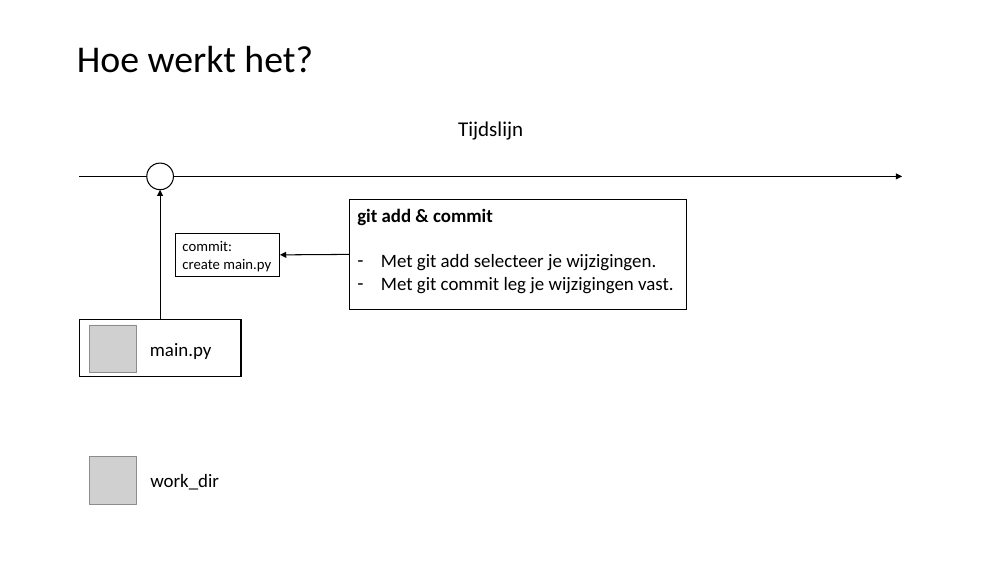
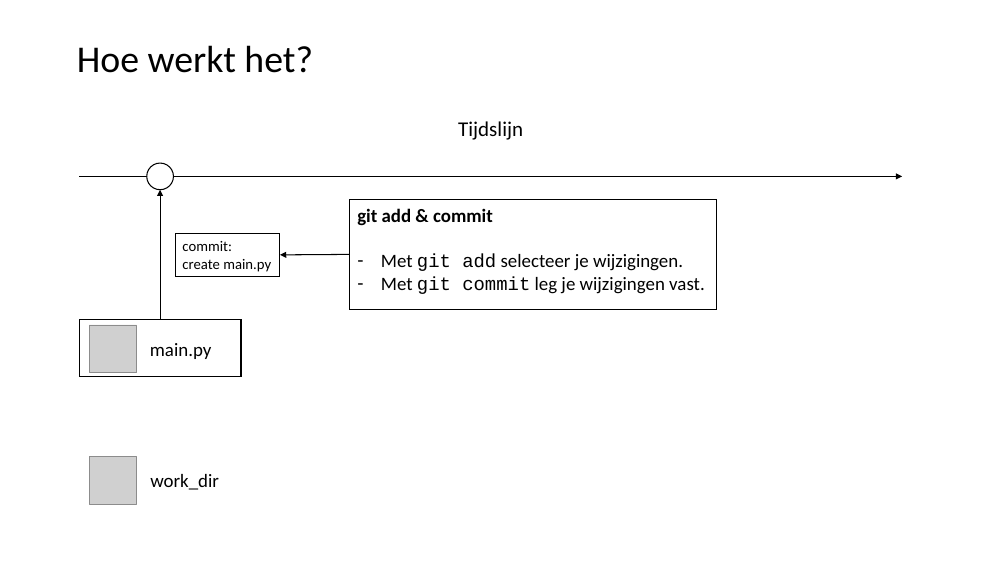
Before and after one commit to LFKoning/knowledge-sharing, a slide deck: slide 7 of git/1_basics/git_basic.pptx. Drawn at 1008x567 pixels with LibreOffice and Linux fonts; fonts in the diff are those of the drawing; grey boxes stand for pictures. Boxes give left, top, right and bottom in pixels: in the first picture for what was removed or moved away, otherwise in the second. Text is boxed around its words. In the diff, an @@ line names an element or a change of style, - is before the commit and + after.

```diff
--- a/git/1_basics/git_basic.pptx
+++ b/git/1_basics/git_basic.pptx
@@ rectangle "git add & commit": place and size @@
-rectangle "git add & commit" at <box>350,200,687,309</box>
+rectangle "git add & commit" at <box>350,200,717,309</box>
@@ text in rectangle at <box>381,254,705,294</box>: font Calibri to Courier New in "git add", "git commit" @@
```
Also in this commit, not shown: 5 other slides changed, 2 slides added, 2 other files.
